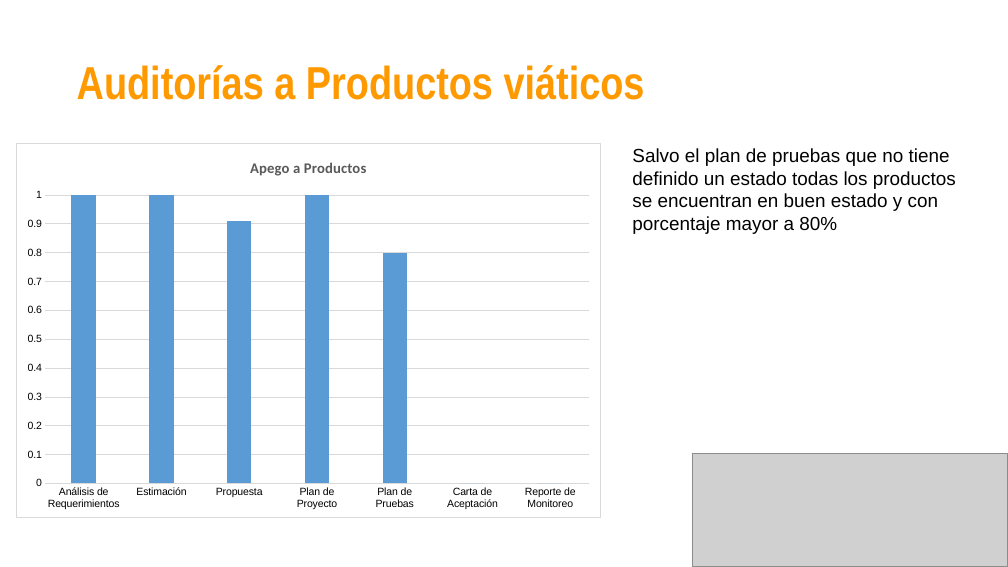
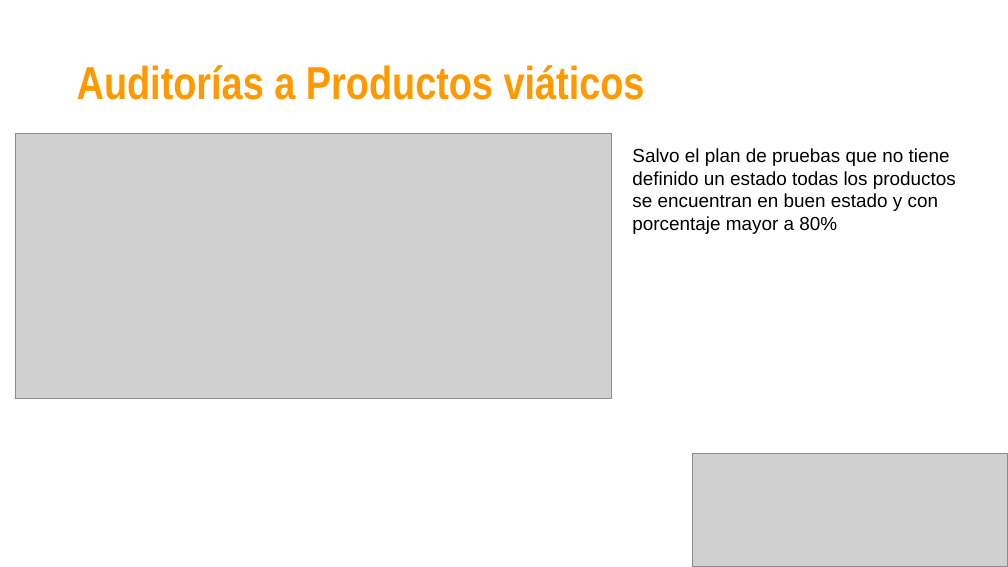
Before and after one commit to jovannyzepeda/Bisoltec, a slide deck: slide 21 of Organizacional/06. Medición y Monitoreo/2016/Bisoltec-ReporteMonitoreo.pptx (slide 15 before the commit). Drawn at 1008x567 pixels with LibreOffice and Linux fonts; fonts in the diff are those of the drawing; grey boxes stand for pictures. Boxes give left, top, right and bottom in pixels: in the first picture for what was removed or moved away, otherwise in the second. Text is boxed around its words. In the diff, an @@ line names an element or a change of style, - is before the commit and + after.

Commit message:
revision de documentos necesarios para la elaboración de acciones correctivas, reporte de monitoreo minuta y concentrado de metricas

```diff
--- a/Organizacional/06. Medición y Monitoreo/2016/Bisoltec-ReporteMonitoreo.pptx
+++ b/Organizacional/06. Medición y Monitoreo/2016/Bisoltec-ReporteMonitoreo.pptx
@@ picture added at (15,134,611,399) @@
@@ column chart removed at (16,143,602,518) @@
-title "Apego a Productos"
-categories: Análisis de Requerimientos, Estimación, Propuesta, Plan de Proyecto, Plan de Pruebas, Carta de Aceptación, Reporte de Monitoreo
-Series 1: 1, 1, 0.91, 1, 0.8, -, -
```
Also in this commit, not shown: 23 other slides changed, 9 slides added, 2 slides removed, 8 other files.
